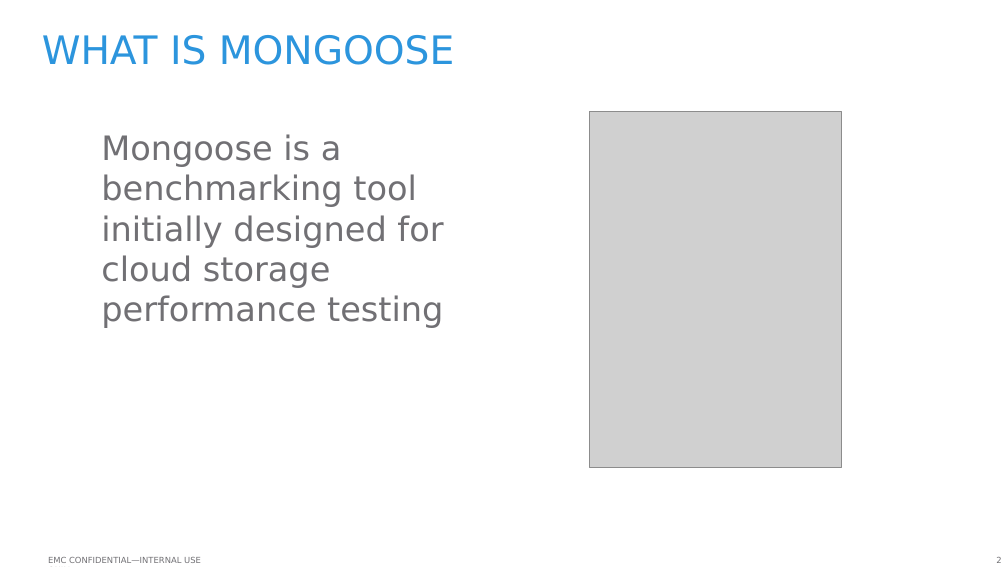
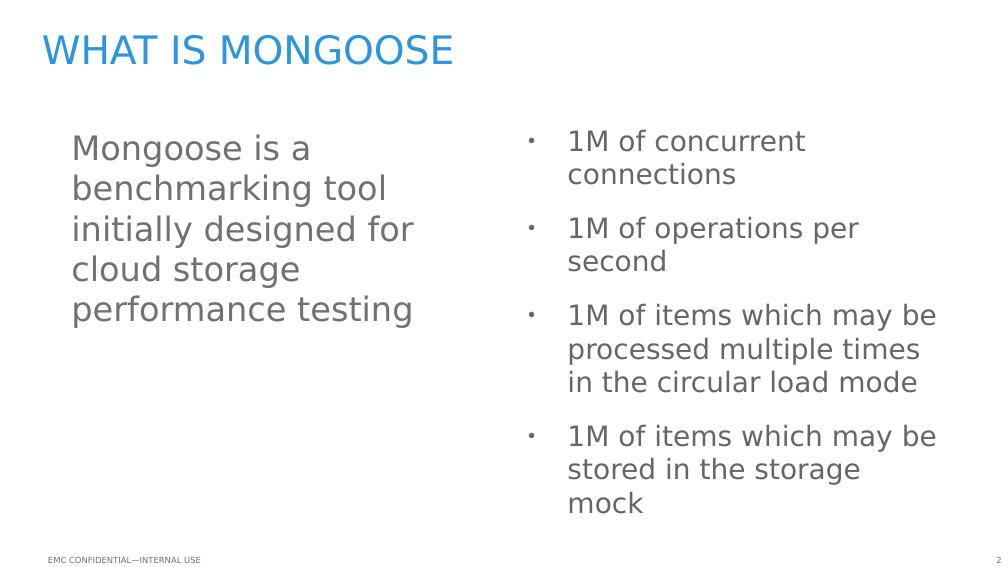
Before and after one commit to emc-mongoose/mongoose, a slide deck: slide 2 of doc/emcmongoosev2.odp. Drawn at 1008x567 pixels with LibreOffice and Linux fonts; fonts in the diff are those of the drawing; grey boxes stand for pictures; background and template pictures are left out. Boxes give left, top, right and bottom in pixels: in the first picture for what was removed or moved away, otherwise in the second. Text is boxed around its words. In the diff, an @@ line names an element or a change of style, - is before the commit and + after.

```diff
--- a/doc/emcmongoosev2.odp
+++ b/doc/emcmongoosev2.odp
@@ picture removed at <box>590,111,842,468</box> @@
@@ text "Mongoose is a benchmarking tool ...": place and size @@
-text "Mongoose is a benchmarking tool ..." at <box>101,134,443,328</box>
+text "Mongoose is a benchmarking tool ..." at <box>71,134,414,328</box>
@@ text added at <box>567,129,937,485</box>, 20 pt, text #666666 @@
+● 1M of concurrent connections
+● 1M of operations per second
+● 1M of items which may be processed multiple times in the circular load mode
+● 1M of items which may be stored in the storage mock
```
Also in this commit, not shown: 11 other slides changed, 1 slide added, 1 slide removed, 1 other file.
